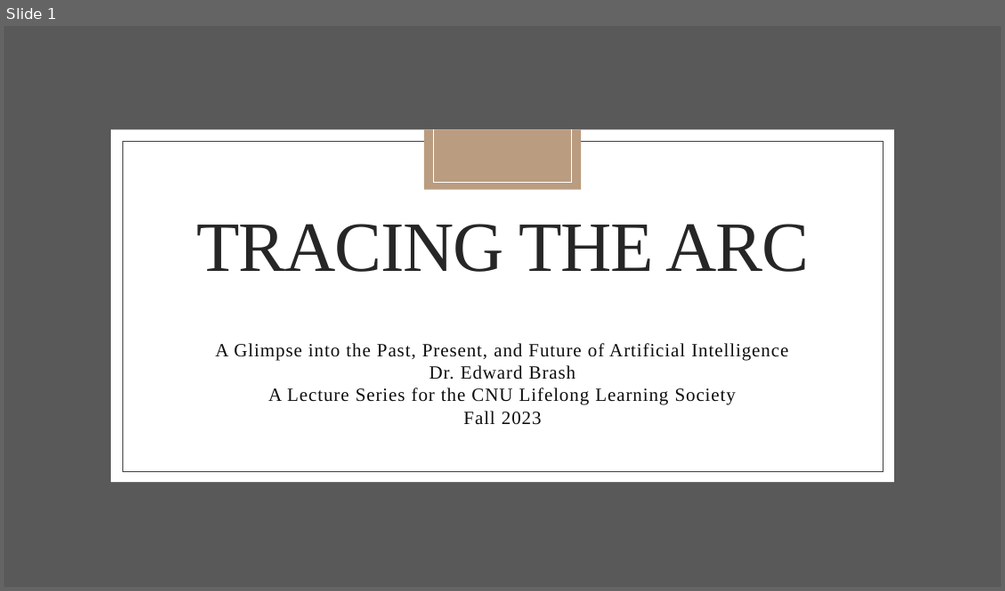
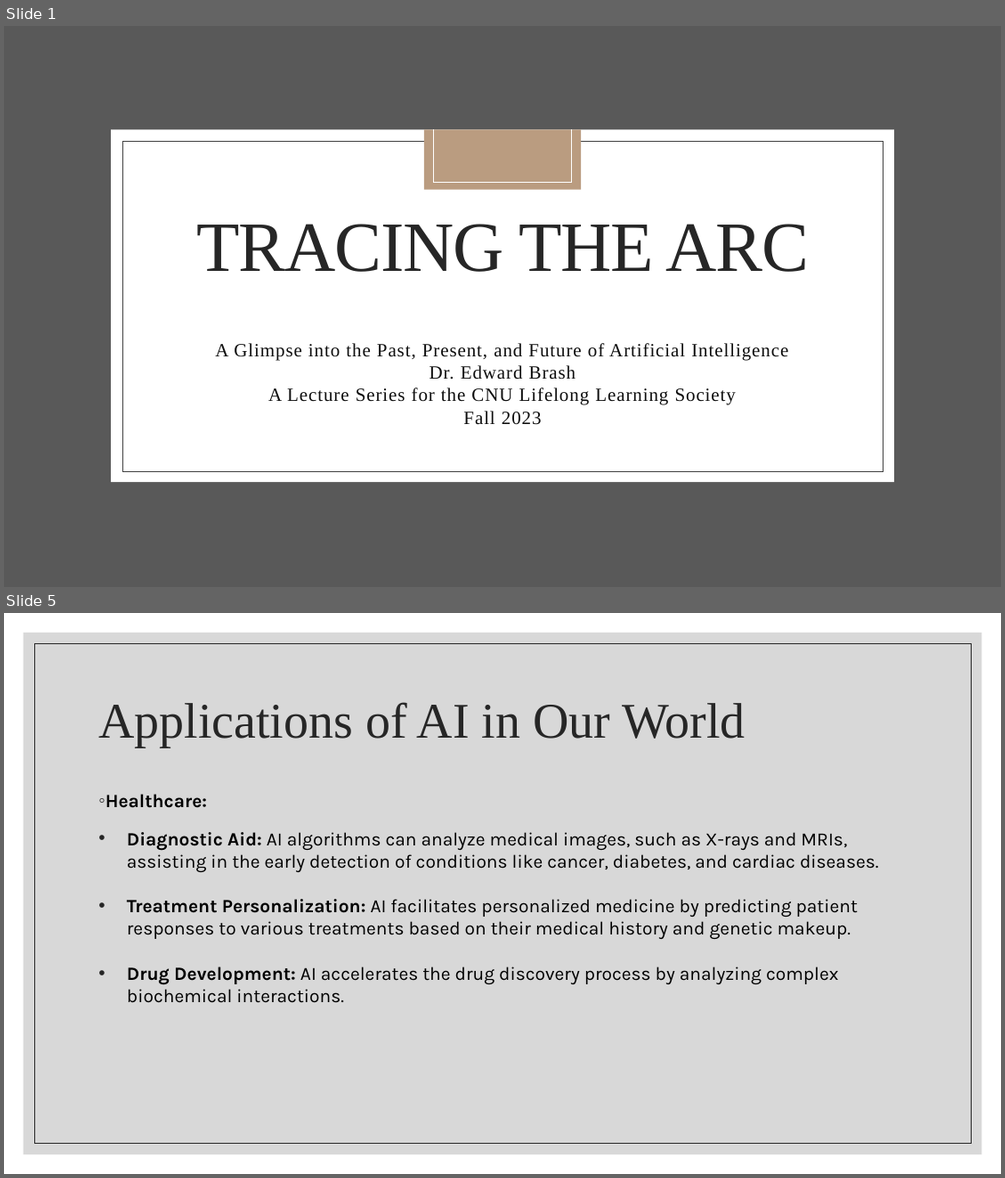
Before and after one commit to wutmeownow/phys441, a slide deck: JupyterNotebooks/LLS/Lecture2.pptx. Shown one above the other, each under a label of ours: slide 1 before the commit, slides 1 and 5 after it; the slides between them are not shown. The pictures are 1005x591 and 1005x1178 pixels, drawn with LibreOffice and Linux fonts; fonts in the diff are those of the drawing; background and template pictures are left out. Boxes give left, top, right and bottom in pixels: in the first picture for what was removed or moved away, otherwise in the second. Text is boxed around its words. In the diff, an @@ line names an element or a change of style, - is before the commit and + after.

```diff
--- a/JupyterNotebooks/LLS/Lecture2.pptx
+++ b/JupyterNotebooks/LLS/Lecture2.pptx
@@ slide 5 added at [4,613,1001,1174], background #FFFFFF @@
@@ rectangle added at [24,633,982,1154], fill #BFBFBF at 60% opacity @@
@@ rectangle added at [34,643,971,1143], outline #262626 0.5 pt @@
@@ title added at [98,702,744,747], 48 pt, text #262626 @@
+Applications of AI in Our World
@@ text added at [105,794,879,1003], 18 pt, text #000000 @@
+◦ Healthcare:
+• Diagnostic Aid: AI algorithms can analyze medical images, such as X-rays and MRIs, assisting in the early detection of conditions like cancer, diabetes, and cardiac diseases.
+• Treatment Personalization: AI facilitates personalized medicine by predicting patient responses to various treatments based on their medical history and genetic makeup.
+• Drug Development: AI accelerates the drug discovery process by analyzing complex biochemical interactions.
```
Also in this commit, not shown: 2 slides changed, 32 other slides added, 6 other files.
